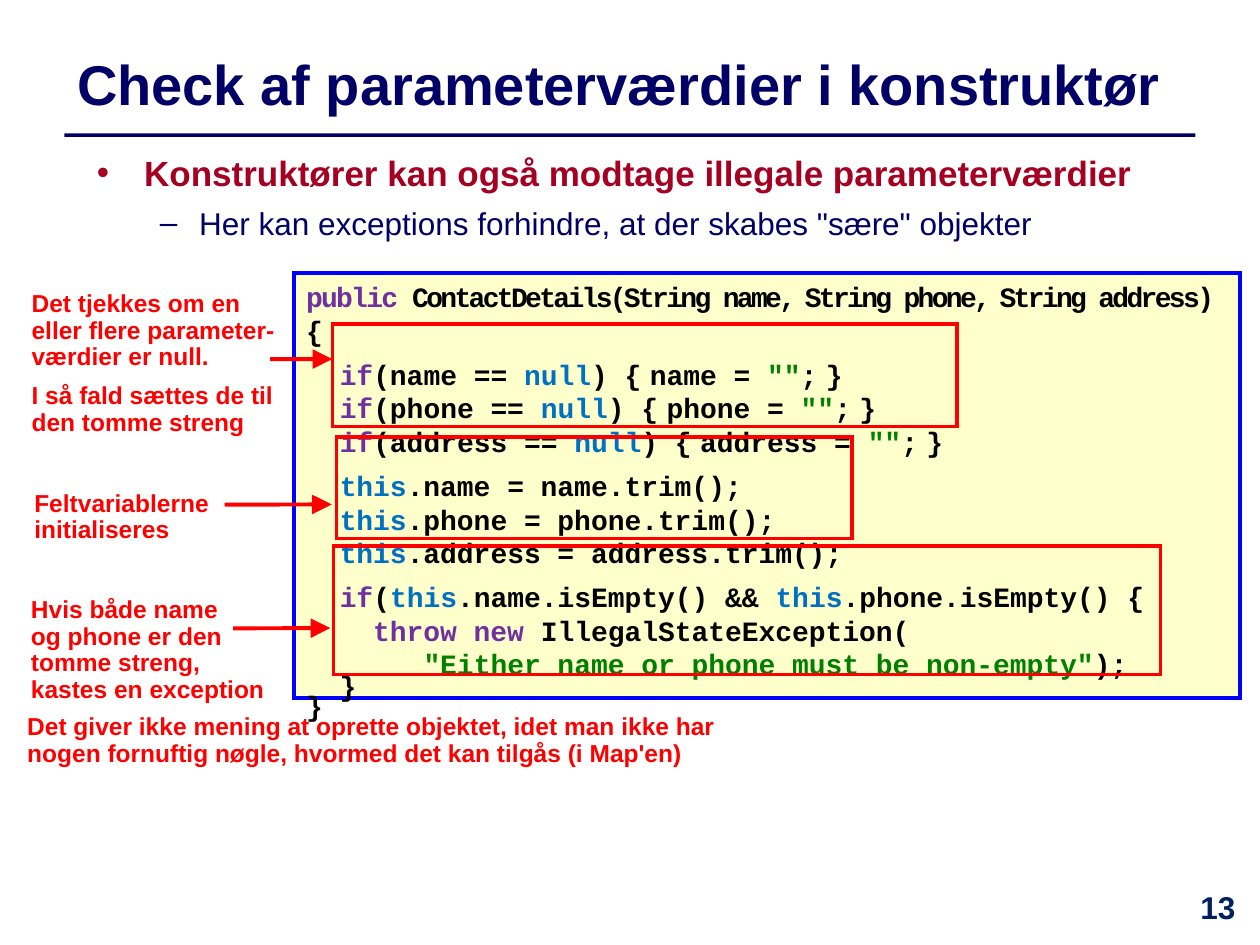
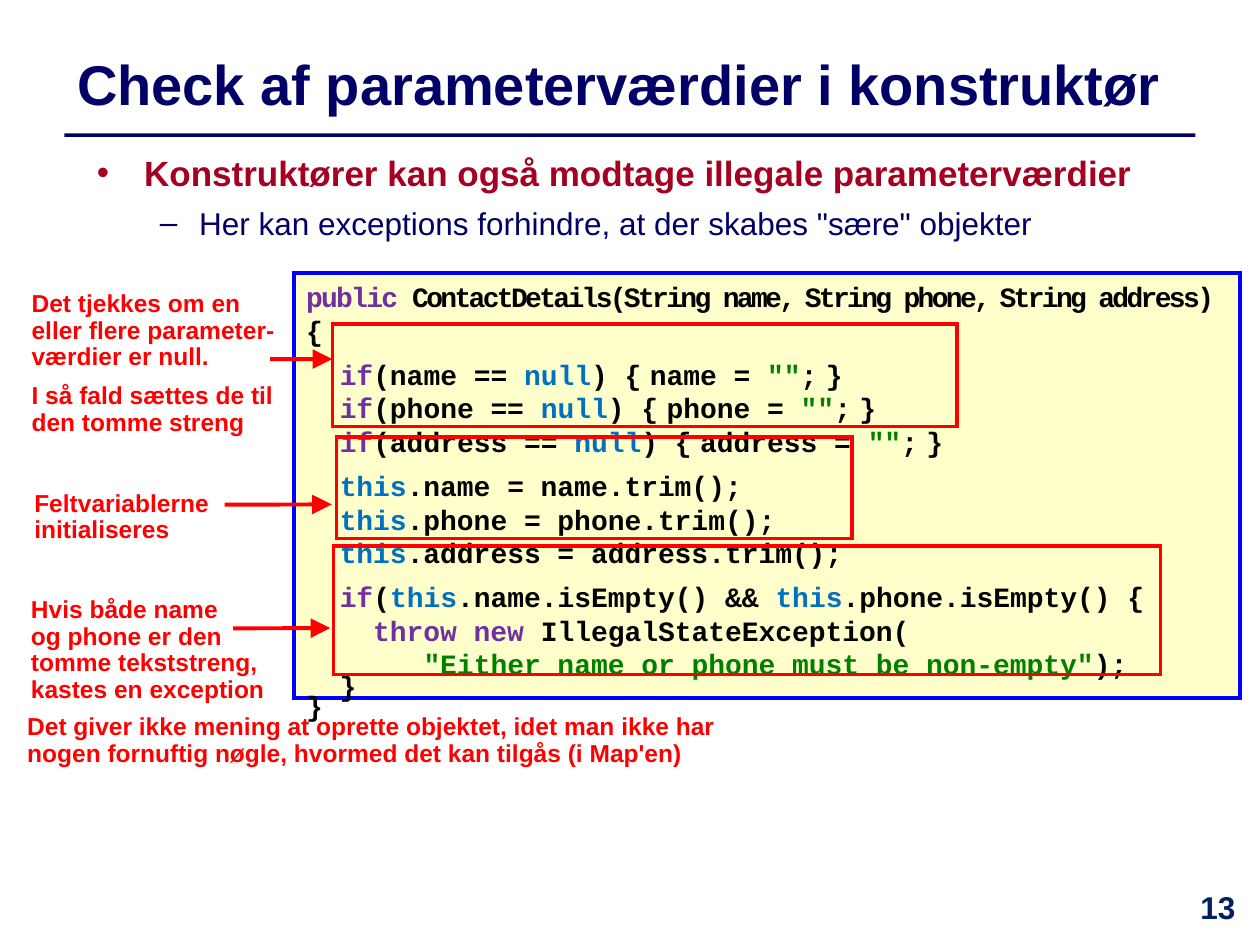
Before and after one commit to IntProgAU/Materiale, a slide deck: slide 13 of web/e22/uge_14/Slides-Uge14.pptx. Drawn at 1260x945 pixels with LibreOffice and Linux fonts; fonts in the diff are those of the drawing. Boxes give left, top, right and bottom in pixels: in the first picture for what was removed or moved away, otherwise in the second. Text is boxed around its words. In the diff, an @@ line names an element or a change of style, - is before the commit and + after.

```diff
--- a/web/e22/uge_14/Slides-Uge14.pptx
+++ b/web/e22/uge_14/Slides-Uge14.pptx
@@ text at (x1=31, y1=599, x2=264, y2=703): text changed @@
-Hvis både name
-og phone er den
-tomme streng,
-kastes en exception
+Hvis både name
+og phone er den
+tomme tekststreng,
+kastes en exception
```
Also in this commit, not shown: 8 other slides changed, 1 other file.
